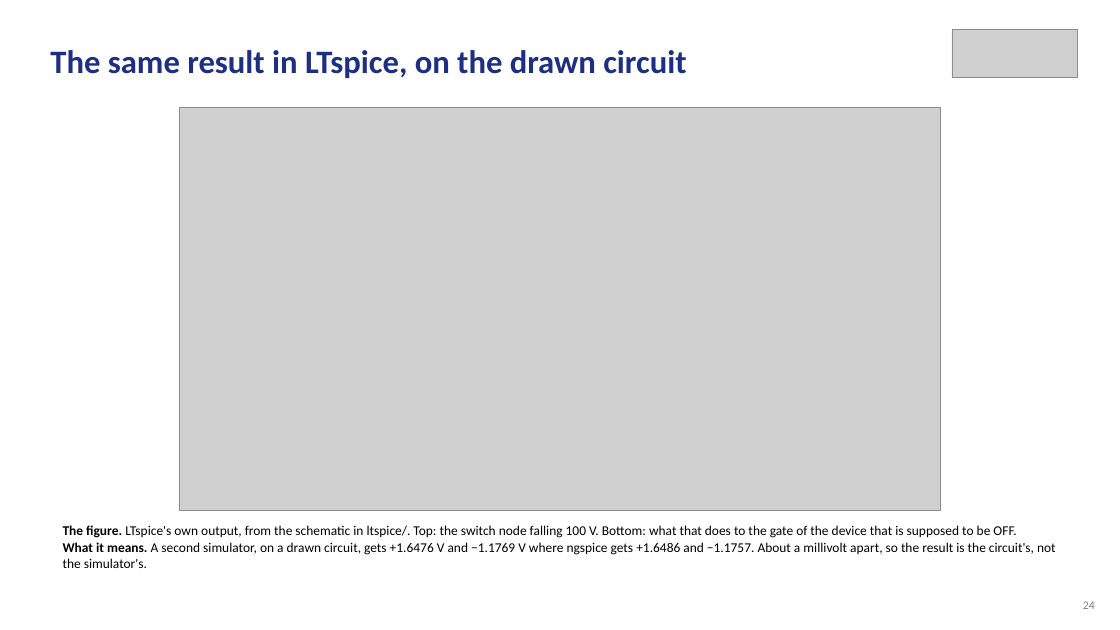
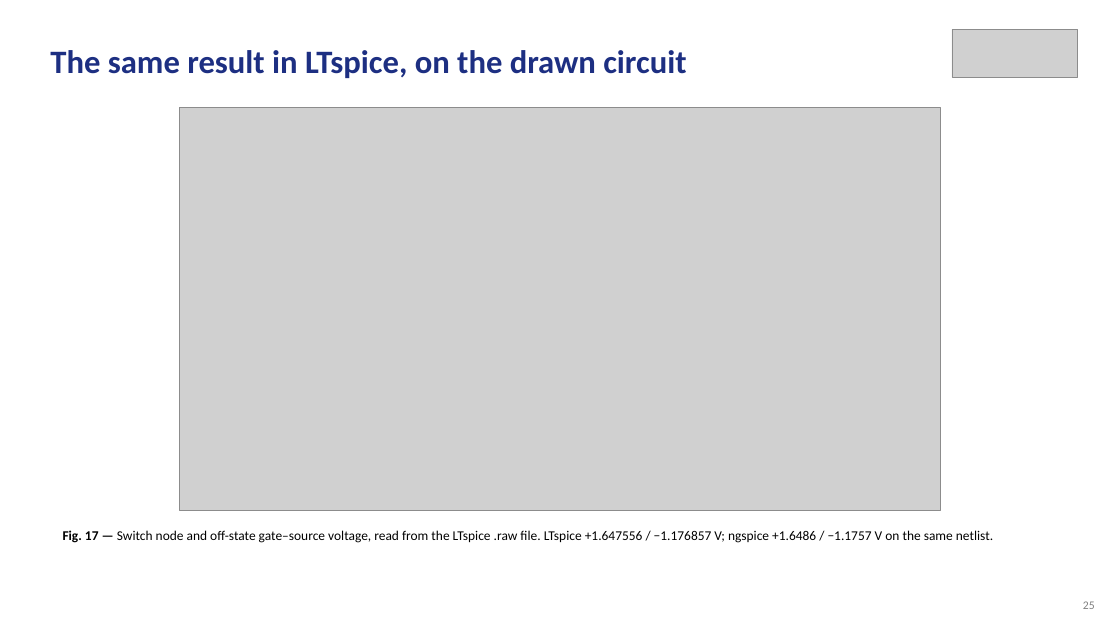
Before and after one commit to Amritha902/gan-driver, a slide deck: slide 25 of review/Review1_GaN_Segmented_Gate_Driver.pptx (slide 24 before the commit). Drawn at 1120x630 pixels with LibreOffice and Linux fonts; fonts in the diff are those of the drawing; grey boxes stand for pictures. Boxes give left, top, right and bottom in pixels: in the first picture for what was removed or moved away, otherwise in the second. Text is boxed around its words. In the diff, an @@ line names an element or a change of style, - is before the commit and + after.

```diff
--- a/review/Review1_GaN_Segmented_Gate_Driver.pptx
+++ b/review/Review1_GaN_Segmented_Gate_Driver.pptx
@@ text at (63, 530, 993, 543): text changed @@
-The figure. LTspice's own output, from the schematic in ltspice/. Top: the switch node falling 100 V. Bottom: what that does to the gate of the device that is supposed to be OFF.
-What it means. A second simulator, on a drawn circuit, gets +1.6476 V and −1.1769 V where ngspice gets +1.6486 and −1.1757. About a millivolt apart, so the result is the circuit's, not the simulator's.
+Fig. 17 — Switch node and off-state gate–source voltage, read from the LTspice .raw file. LTspice +1.647556 / −1.176857 V; ngspice +1.6486 / −1.1757 V on the same netlist.
@@ text at (1083, 601, 1095, 609): text changed @@
-24
+25
```
Also in this commit, not shown: 24 other slides changed, 4 slides added, 3 slides removed, 16 other files.
